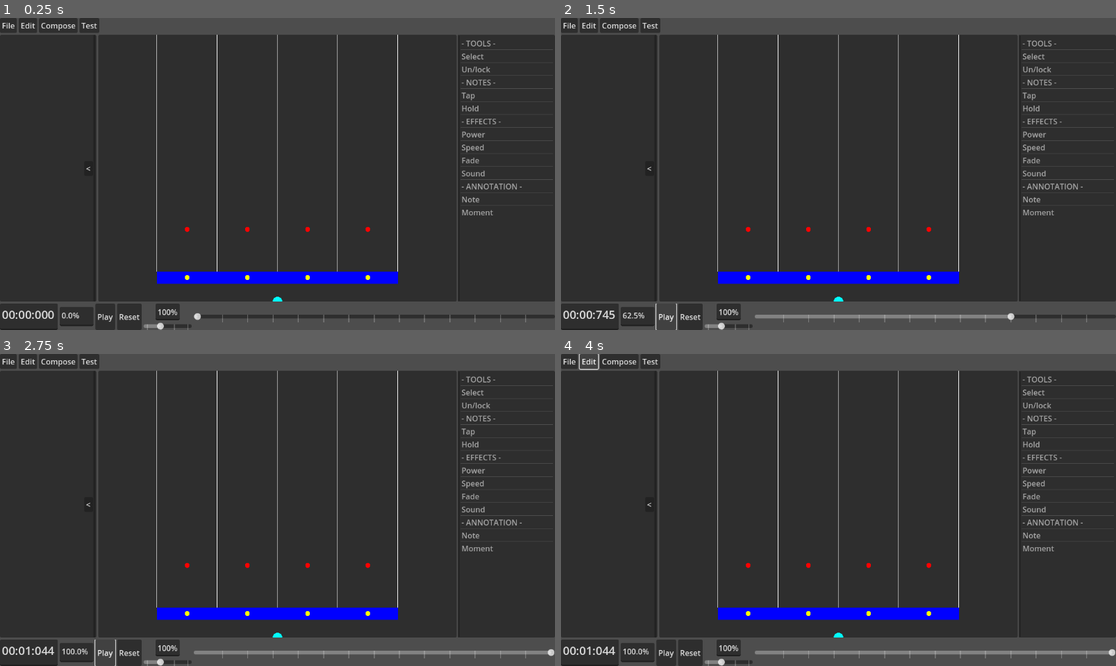
Above: before the commit, frames 1-4 (two rows, left to right).
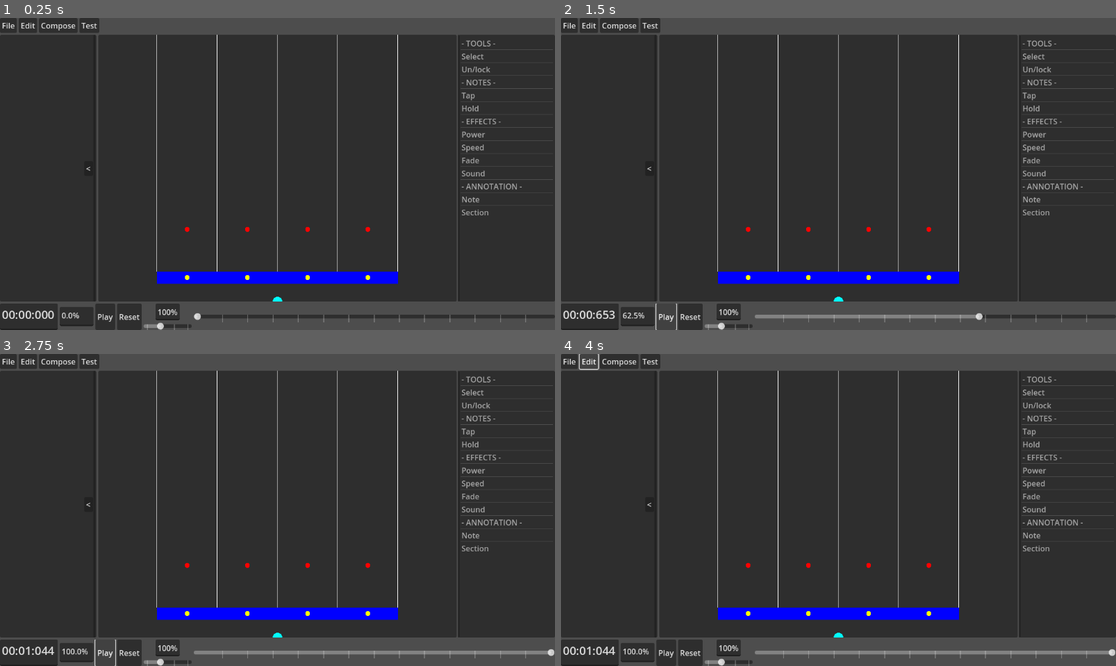
Above: after the commit, the same moments.

Repository: NothermanVEVO/June
Game: Godot game, scene res://Editor/Editor Composer.tscn
Same seed, same stepped clock (60 frames per second), same inputs: the game is played once before the commit and once after it. This scene is started directly instead of the project's main scene. Sound files missing from this copy of the repository are replaced by a short silence.
Inputs:
- Up to frame 1 (0.25 s): no input
- Up to frame 2 (1.5 s): click "Play" at 0.5 s; click "Pause" at 1.25 s
- Up to frame 3 (2.75 s): click "Play" at 2 s
- Up to frame 4 (4 s): click "File" at 2.75 s; click "Edit" at 3.5 s

The runs differ from the first frame. In frame 1, less than 0.1% of the frame differs, in the area x 83-89%, y 61-64%; in frame 2, 0.2%, in the area x 6-89%, y 61-97%; in frame 3, less than 0.1%; in frame 4, less than 0.1%.

Commit message:
2025/08/12 - 002
- Now the item Moment is called Section.
- The Soundboard now only uses Song.get_time() instead of song.get_playback_position().
- It's possible to move one or multiple selected items, they are kept inside of the gear, and if it goes below or above the gear, the time of the song will follow it.
- Next step is to move from the note holders...

Diff:
--- a/beat-the-beat/Editor/Editor Composer.tscn
+++ b/beat-the-beat/Editor/Editor Composer.tscn
@@ -121,7 +121,7 @@
 item_11/text = "- ANNOTATION -"
 item_11/selectable = false
 item_12/text = "Note"
-item_13/text = "Moment"
+item_13/text = "Section"
 script = ExtResource("1_sakc5")
 
 [node name="Resize Button" type="Button" parent="Middle/Game Components List"]
--- a/beat-the-beat/Editor/Game.gd
+++ b/beat-the-beat/Editor/Game.gd
@@ -17,9 +17,12 @@
 var _is_mouse_inside : bool = false
 
 var _start_mouse_click_position : Vector2
+var _clicked_on_note : bool = false
 var _mouse_selection : Selection = Selection.new()
 var _selected_notes : Array[Note] = []
-var _clicked_on_note : bool = false
+var _last_drag_mouse_position : Vector2
+var _last_time_difference_y : float = 0.0
+var _last_note_holder_idx : int
 
 func _ready() -> void:
 	match keys_quantity:
@@ -77,6 +80,8 @@
 			pass
 		"Note":
 			pass
+		"Section":
+			pass
 		#_:
 			#print("epa, NÃO ERA PRA ESTAR ENTRANDO AQUI, FICA ESPERTO")
 
@@ -86,7 +91,8 @@
 		var notes := Gear.get_global_intersected_rects(Rect2(get_global_mouse_position(), Vector2.ZERO))
 		_clicked_on_note = notes.size() == 1 # IF TRUE, MEANS THAT IT CLICKED ON A NOTE
 		if _clicked_on_note:
-			if !notes[0].is_selected():
+			_last_drag_mouse_position = _get_limited_by_gear_local_mouse_position()["position"]
+			if not notes[0].is_selected():
 				_clear_selected_notes()
 				_selected_notes.append(notes[0])
 				notes[0].set_highlight(true)
@@ -94,9 +100,90 @@
 			_clear_selected_notes()
 	elif _clicked_on_note:
 		if Input.is_action_pressed("Add Item"):
-			#var difference = get_local_mouse_position() - _start_mouse_click_position
-			pass
+			#if not _is_mouse_inside_selection_rect():
+				#return
+
+			#var dict := _get_limited_by_gear_local_mouse_position()
+			var mouse_pos : Vector2 = get_local_mouse_position()
+			mouse_pos.y -= Note.height / 2
+			#var note_hold_idx = dict["note_hold"]
+
+			var difference = mouse_pos.y - _last_drag_mouse_position.y
+			var is_negative : bool = difference < 0
+			if is_negative:
+				difference += _hit_zone_y - Note.height / 2
+			else:
+				difference = _hit_zone_y - Note.height / 2 - difference
+
+			var time_difference_y = NoteHolder.get_time_pos_y(_hit_zone_y - Note.height / 2, - Note.height / 2, difference, 0, NoteHolder.SECS_SIZE_Y)
+
+			if not is_negative:
+				time_difference_y *= -1
+
+
+			var lowest_note : Note
+			for note in _selected_notes:
+				if lowest_note:
+					if note.get_time() < lowest_note.get_time():
+						lowest_note = note
+				else:
+					lowest_note = note
+
+			#if not lowest_note.visible:
+				#print(lowest_note.get_time())
+				#print(Song.get_time())
+				#print("Omg")
+
+			var highest_note : Note
+			for note in _selected_notes:
+				if highest_note:
+					if note.get_time() > highest_note.get_time():
+						highest_note = note
+				else:
+					highest_note = note
+
+			if not highest_note.visible:
+				print(highest_note.get_time())
+				print(Song.get_time())
+				print("Omg")
+
+			var changed_lowest := false
+			var changed_highest := false
+
+			var temp = time_difference_y
+			time_difference_y -= _last_time_difference_y
+			_last_time_difference_y = temp
+
+			if lowest_note.get_time() + time_difference_y < 0.0:
+				time_difference_y = -lowest_note.get_time()
+			if lowest_note.get_time() + time_difference_y < Song.get_time():
+				changed_lowest = true
+				lowest_note.set_time(lowest_note.get_time() + time_difference_y)
+				var song := Song.new()
+				song.set_time(lowest_note.get_time())
+				Gear.update_note_time(lowest_note)
+
+			if highest_note.get_time() + time_difference_y > Song.get_duration():
+				time_difference_y = Song.get_duration() - highest_note.get_time()
+			if highest_note.get_time() + time_difference_y > Song.get_time() + NoteHolder.SECS_SIZE_Y:
+				changed_highest = true
+				highest_note.set_time(highest_note.get_time() + time_difference_y)
+				var song := Song.new()
+				song.set_time(Song.get_time() + time_difference_y)
+				Gear.update_note_time(lowest_note)
+
+			#for note in _selected_notes:
+				#note.visible = true ## NOTE POOR SOLUTION FOR BLINKING NOTES THAT OCCURS WHEN DRAGGING BELOW OR ABOVE
+
+			if time_difference_y:
+				for note in _selected_notes:
+					if (note == lowest_note and changed_lowest) or (note == highest_note and changed_highest):
+						continue
+					note.set_time(note.get_time() + time_difference_y)
+					Gear.update_note_time(note)
+
 		elif Input.is_action_just_released("Add Item"):
+			_last_time_difference_y = 0.0
 			pass
 	else:
 		if Input.is_action_pressed("Add Item"):
@@ -111,6 +198,14 @@
 				notes.set_highlight(true)
 			_mouse_selection.set_rect(Rect2(0, 0, 0, 0))
 
+func _is_mouse_inside_selection_rect() -> bool:
+	if not _selected_notes:
+		return false
+	var full_rect := _selected_notes[0].get_global_rect()
+	for note in _selected_notes:
+		full_rect = full_rect.merge(note.get_global_rect())
+	return full_rect.has_point(get_global_mouse_position())
+
 func _clear_selected_notes() -> void:
 	for notes in _selected_notes:
 		notes.set_highlight(false)
@@ -150,7 +245,7 @@
 			idx = i
 
 	mouse_pos.y -= Note.height / 2 + global_position.y
-	mouse_pos.x = pos_x
+	mouse_pos.x = pos_x # If -1 here, means that didn't finded a note_holder
 	return {
 		"position": mouse_pos,
 		"note_hold": idx
@@ -176,9 +271,6 @@
 			sample_tap_note.position.y = NoteHolder.get_local_pos_y(_hit_zone_y - Note.height / 2, - Note.height / 2, mouse_time_pos_y, time_pos, time_pos + NoteHolder.SECS_SIZE_Y)
 
 		sample_tap_note.set_time(mouse_time_pos_y)
-		#print(sample_tap_note.get_time())
-		#print("SIZE Y: " + str(size.y) + " | GEAR SIZE Y: " + str(Gear.get_max_size_y()))
-		#print(NoteHolder.get_local_pos_y(size.y - Note.height / 2, - Note.height / 2, sample_tap_note.get_time(), time_pos, time_pos + NoteHolder.SECS_SIZE_Y))
 
 		if Input.is_action_just_pressed("Add Item"):
 			gear.add_note_at(idx, NoteEditor.new(sample_tap_note.get_time(), global_position.y))
--- a/beat-the-beat/Editor/SoundBoard.gd
+++ b/beat-the-beat/Editor/SoundBoard.gd
@@ -109,9 +109,9 @@
 		_adjust_time_pos_text(true)
 		_temp_song_time_pos = 0.0
 	else: # THE SONG IS PAUSED
-		time_slider.value = _temp_song_time_pos * 100 / song.stream.get_length()
-		if !time_pos_text.has_focus():
-			_adjust_time_pos_text(true)
+		time_slider.value = Song.get_time() * 100 / song.stream.get_length()
+		if not time_pos_text.has_focus():
+			_adjust_time_pos_text()
 	song.pitch_scale = speed_slider.value / 100
 
 # CHECK IF THE TEXT IN THE SPEED TEXT IS VALID
@@ -293,7 +293,7 @@
 		_song_finished = false
 	elif $Play.text == "Pause": #PAUSE
 		$Play.text = "Play"
-		_temp_song_time_pos = song.get_playback_position()
+		_temp_song_time_pos = Song.get_time()
 		song.stop()
 
 func _song_has_finished() -> void:
@@ -308,7 +308,7 @@
 		last_valid_time_pos_text = time_pos_text.text
 		return
 
-	var splitted_time = split_time(song.get_playback_position())
+	var splitted_time = split_time(Song.get_time())
 	time_pos_text.text = "%02d:%02d:%03d" % [splitted_time["minutes"], splitted_time["seconds"], splitted_time["milliseconds"]]
 	last_valid_time_pos_text = time_pos_text.text
 
@@ -471,5 +471,5 @@
 
 func get_time_pos() -> float:
 	if $Play.text == "Pause":
-		return song.get_playback_position()
+		return Song.get_time()
 	return _temp_song_time_pos
